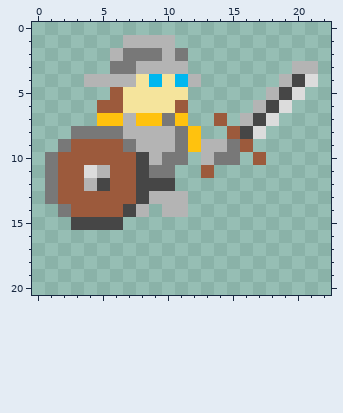
File history of a pixel-art sprite, Pike-shot/CondottiereWars/Content/soldier_idle.png. The picture above was drawn from the file before the commit.
The file is 46x42 pixels, drawn in blocks of 2x2; one block is one cell here.
And afterwards:
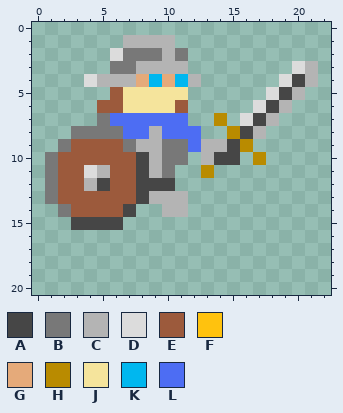
Palette (. is transparent): A #464646  B #787878  C #b4b4b4  D #dcdcdc  E #9c5a3c  F #ffc20e  G #e5aa7a  H #b98b00  J #f5e49c  K #00b7ef  L #4d6df3
From the commit log: better fighting animations for the placard wearing mook soldier
The edit:
y 2: x 6 C -> D
y 3: x 20 C -> D
y 4: x 4 C -> D; x 8 J -> G; x 10 J -> G; x 19 C -> D; x 21 D -> C
y 5: x 18 C -> D; x 20 D -> C
y 6: x 17 C -> D; x 19 D -> C
y 7: x 5..11 FFCFFBF -> BLLLLLL; x 14 E -> H; x 16 C -> D; x 18 D -> C
y 8: x 7..8 CC -> LL; x 10..12 CBF -> LLL; x 15 E -> H; x 17 D -> C
y 9: x 10 C -> B; x 12 F -> L; x 15..16 BE -> AH
y 10: x 14..15 BB -> AA; x 17 E -> H
y 11: x 9 B -> C; x 13 E -> H
y 14: x 8 C -> .
Changed places in both pictures, as pixel boxes (x1, y1, x2, y2):
changed: (84, 48, 318, 217)
